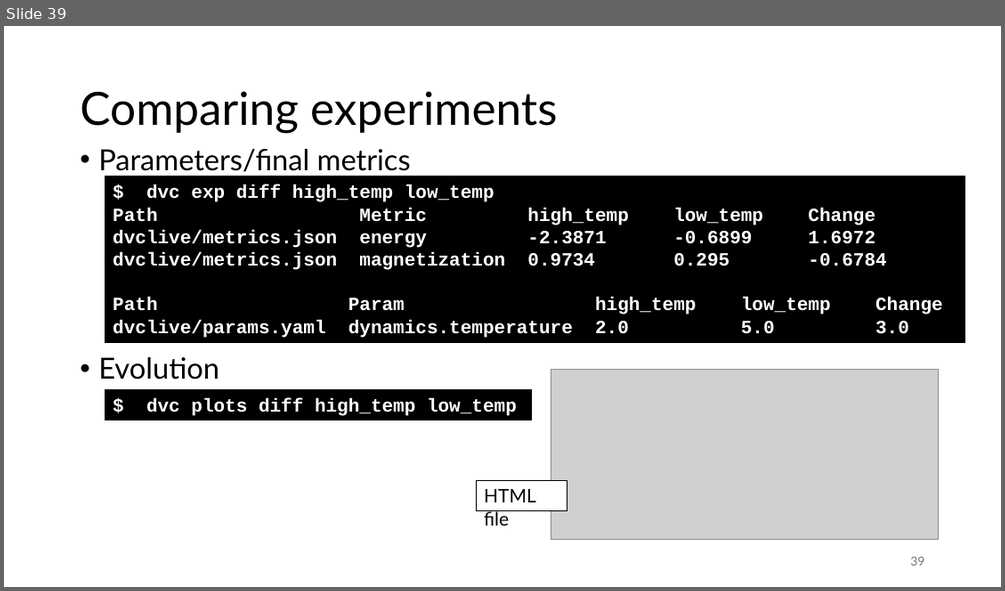
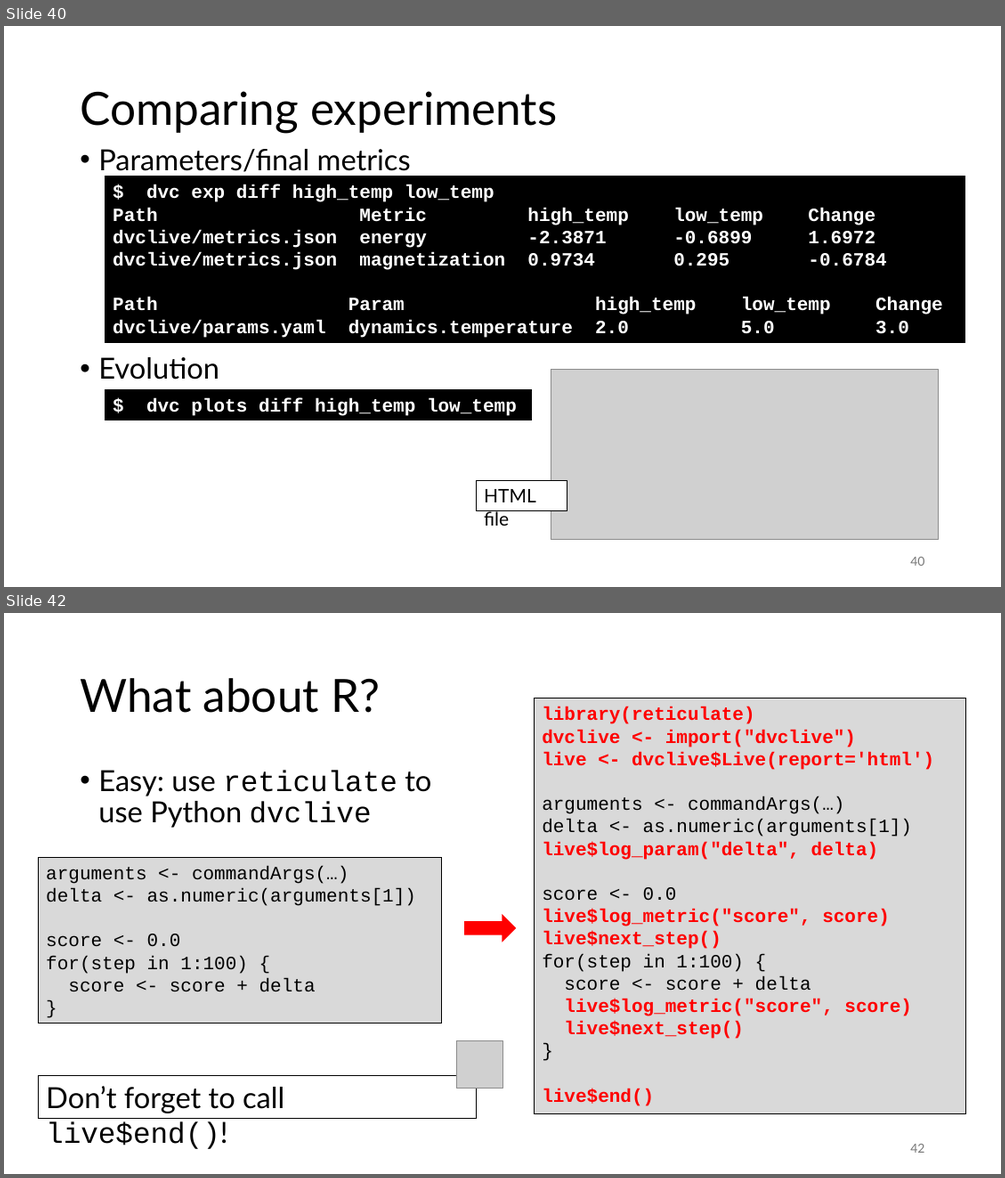
Before and after one commit to gjbex/MLOps-on-HPC, a slide deck: mlops_on_hpc.pptx. Shown one above the other, each under a label of ours: slide 39 before the commit, slides 40 and 42 after it; the slides between them are not shown. The pictures are 1005x591 and 1005x1178 pixels, drawn with LibreOffice and Linux fonts; fonts in the diff are those of the drawing; grey boxes stand for pictures. Boxes give left, top, right and bottom in pixels: in the first picture for what was removed or moved away, otherwise in the second. Text is boxed around its words. In the diff, an @@ line names an element or a change of style, - is before the commit and + after.

```diff
--- a/mlops_on_hpc.pptx
+++ b/mlops_on_hpc.pptx
@@ slide 42 added at (4, 613, 1001, 1174), background #FFFFFF @@
@@ title added at (80, 678, 380, 713), 44 pt, text #000000 @@
+What about R?
@@ rectangle added at (535, 698, 966, 1113), fill #D9D9D9, outline #000000 0.75 pt, 18 pt, text #FF0000, bold @@
+library(reticulate)
+dvclive <- import("dvclive")
+live <- dvclive$Live(report='html')
+arguments <- commandArgs(…)
+delta <- as.numeric(arguments[1])
+live$log_param("delta", delta)
+score <- 0.0
+live$log_metric("score", score)
+live$next_step()
+for(step in 1:100) {
+score <- score + delta
+live$log_metric("score", score)
+live$next_step()
+}
+live$end()
@@ text added at (98, 770, 431, 827), 28 pt, text #000000 @@
+• Easy: use reticulate to use Python dvclive
@@ rectangle added at (39, 858, 442, 1023), fill #D9D9D9, outline #000000 0.75 pt, 18 pt, text #000000 @@
+arguments <- commandArgs(…)
+delta <- as.numeric(arguments[1])
+score <- 0.0
+for(step in 1:100) {
+score <- score + delta
+}
@@ right arrow added at (465, 916, 516, 941), fill #FF0000, outline #FF0000 1.5 pt @@
@@ picture added at (456, 1041, 502, 1088) @@
@@ rectangle added at (39, 1075, 476, 1118), outline #000000 0.75 pt, 28 pt, text #000000 @@
+Don’t forget to call live$end()!
@@ page number added at (910, 1143, 924, 1152), 12 pt, text #797979 @@
+42
@@ what was slide 39 is now slide 40 @@
@@ page number at (910, 556, 924, 565): text changed @@
-39
+40
```
Also in this commit, not shown: 4 slides changed, 1 other slide added.
